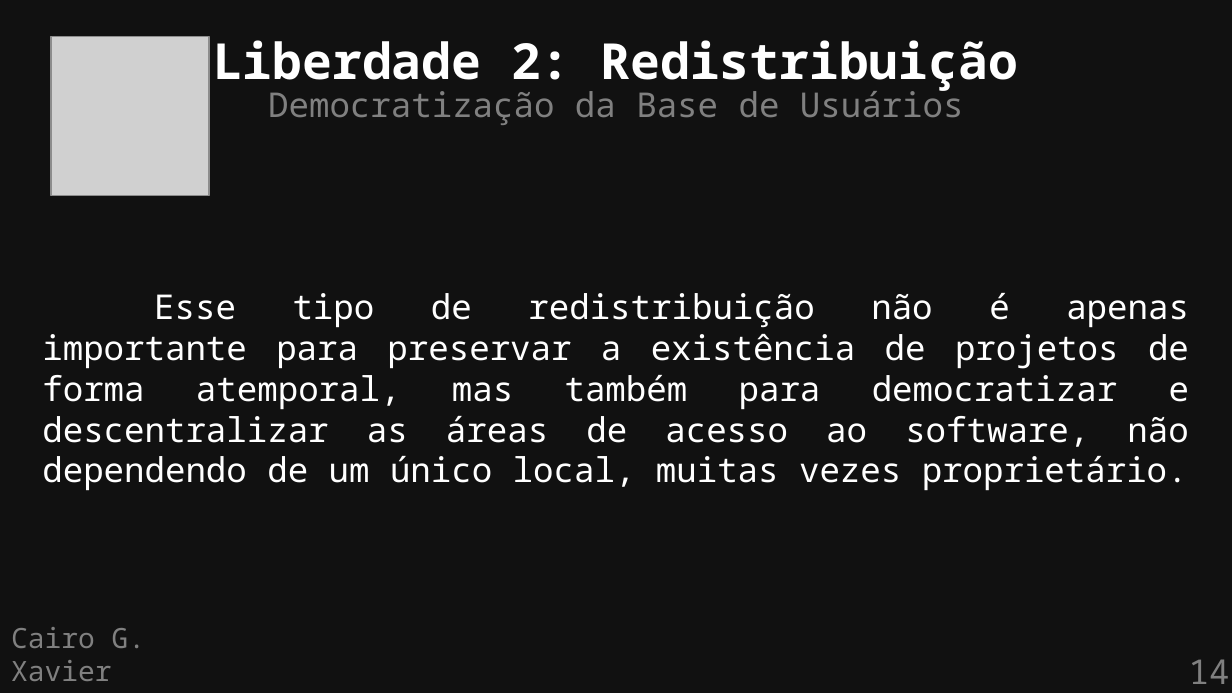
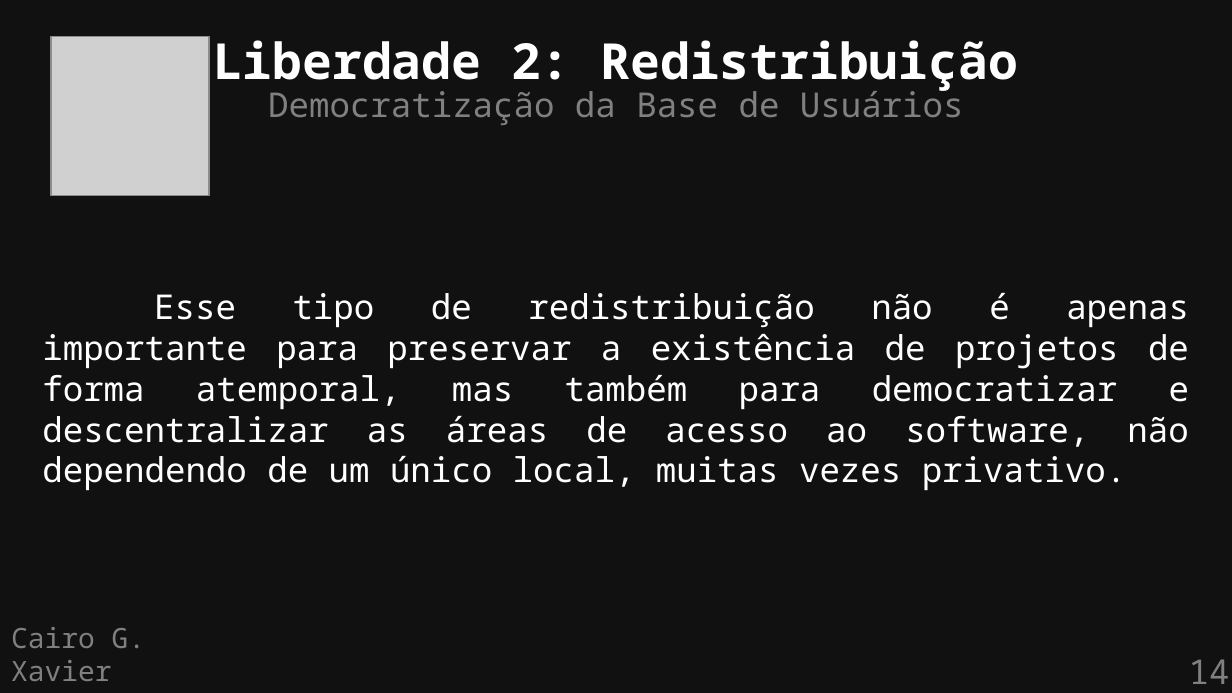
Before and after one commit to cairoGarcia/flisol-2026-ufmg, a slide deck: slide 14 of slides/definicao.odp. Drawn at 1232x693 pixels with LibreOffice and Linux fonts; fonts in the diff are those of the drawing; grey boxes stand for pictures. Boxes give left, top, right and bottom in pixels: in the first picture for what was removed or moved away, otherwise in the second. Text is boxed around its words. In the diff, an @@ line names an element or a change of style, - is before the commit and + after.

```diff
--- a/slides/definicao.odp
+++ b/slides/definicao.odp
@@ text at (42, 293, 1189, 491): text changed @@
-Esse tipo de redistribuição não é apenas importante para preservar a existência de projetos de forma atemporal, mas também para democratizar e descentralizar as áreas de acesso ao software, não dependendo de um único local, muitas vezes proprietário.
+Esse tipo de redistribuição não é apenas importante para preservar a existência de projetos de forma atemporal, mas também para democratizar e descentralizar as áreas de acesso ao software, não dependendo de um único local, muitas vezes privativo.
```
Also in this commit, not shown: 9 other slides changed, 2 other files.
